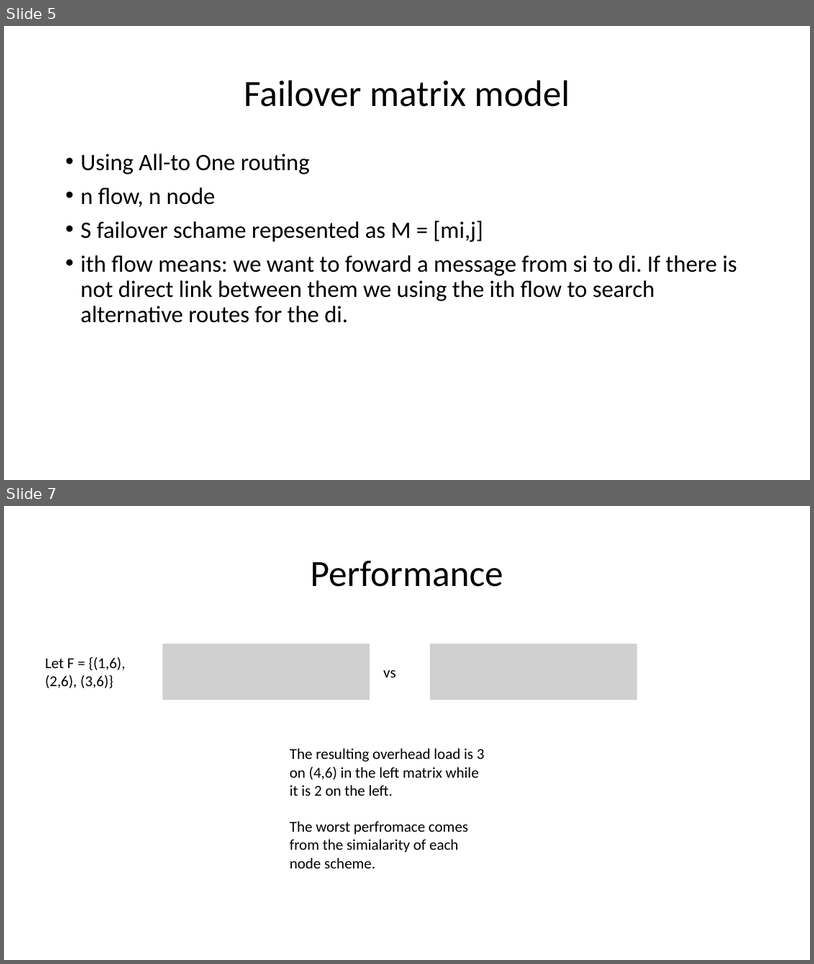
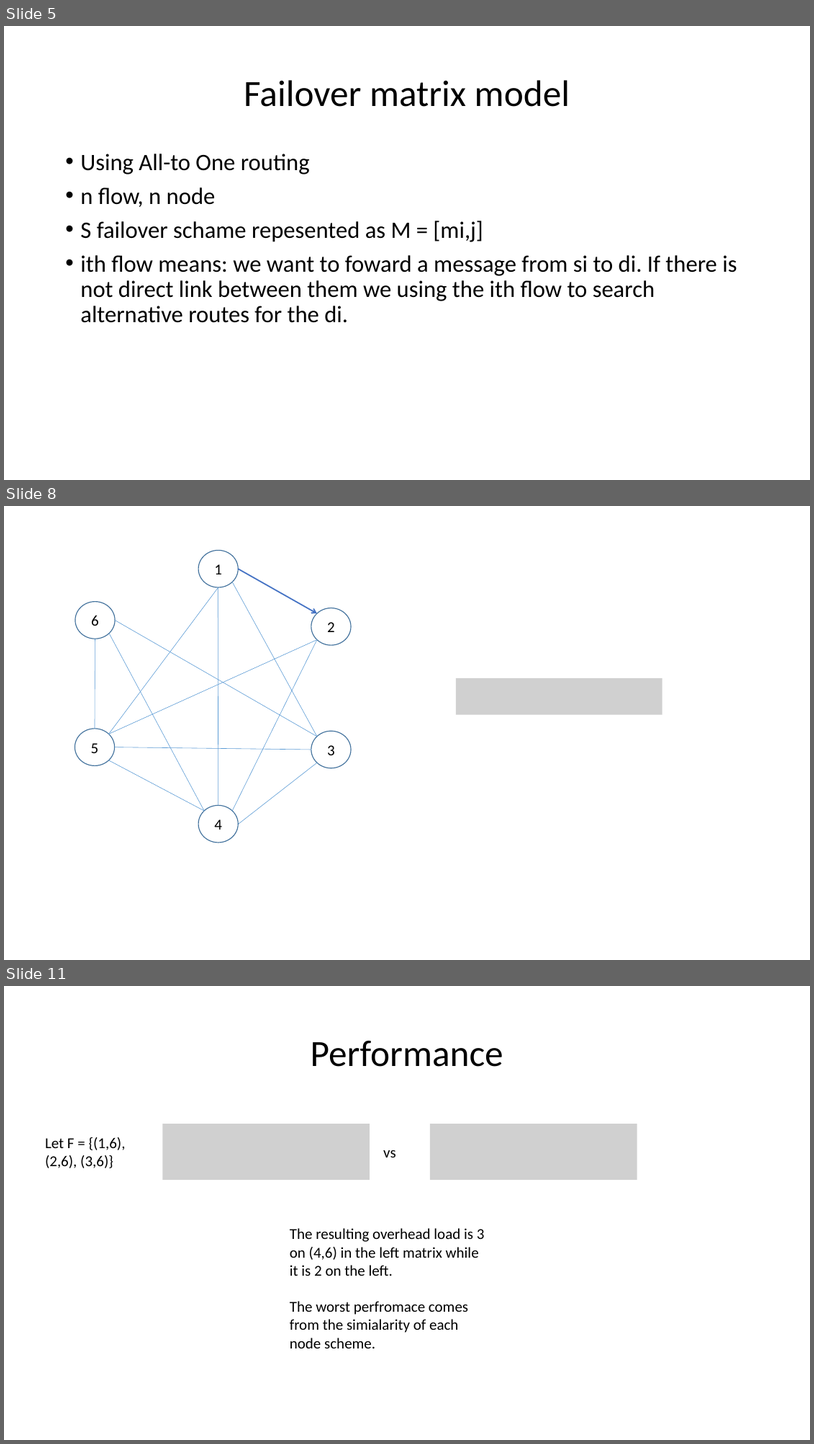
Before and after one commit to nagyandras95/Egyetem, a slide deck: halozatok/Load-Optimal Local Fast Rerouting for Relisient Networks.pptx. Shown one above the other, each under a label of ours: slides 5 and 7 before the commit, slides 5, 8 and 11 after it; the slides between them are not shown. The pictures are 814x964 and 814x1444 pixels, drawn with LibreOffice and Linux fonts; fonts in the diff are those of the drawing; grey boxes stand for pictures. Boxes give left, top, right and bottom in pixels: in the first picture for what was removed or moved away, otherwise in the second. Text is boxed around its words. In the diff, an @@ line names an element or a change of style, - is before the commit and + after.

```diff
--- a/halozatok/Load-Optimal Local Fast Rerouting for Relisient Networks.pptx
+++ b/halozatok/Load-Optimal Local Fast Rerouting for Relisient Networks.pptx
@@ slide 8 added at bbox=[4, 506, 810, 960], background #FFFFFF @@
@@ group added at bbox=[75, 550, 351, 842]: 9 lines, 6 ellipses, 1 arrow @@
+1
+5
+4
+3
+6
+2
@@ line added from (109, 633) to (204, 811), #5B9BD5 0.5 pt @@
@@ line added from (233, 811) to (317, 640), #5B9BD5 0.5 pt @@
@@ picture added at bbox=[456, 678, 663, 715] @@
@@ what was slide 7 is now slide 11 @@
```
Also in this commit, not shown: 1 slide changed, 3 other slides added.
